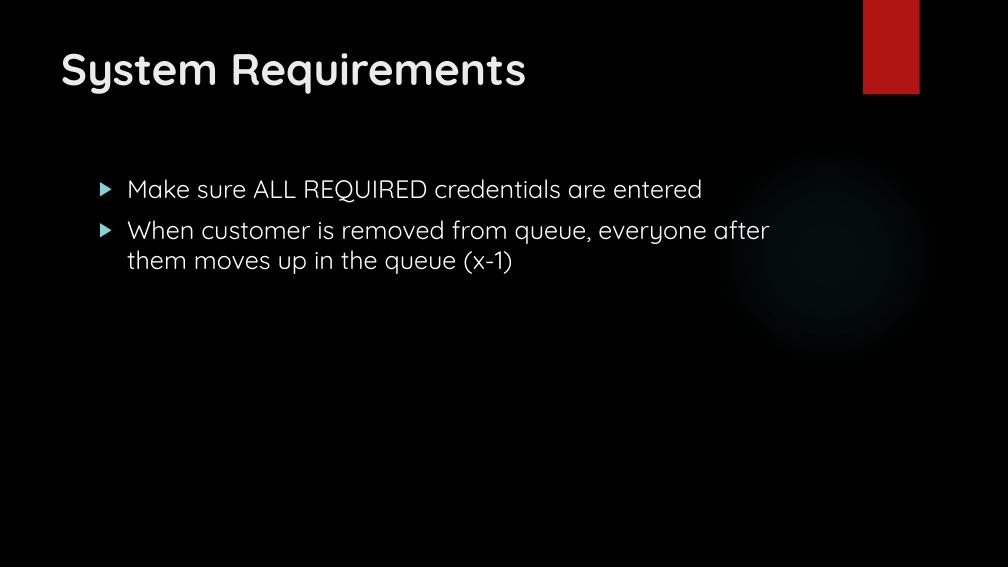
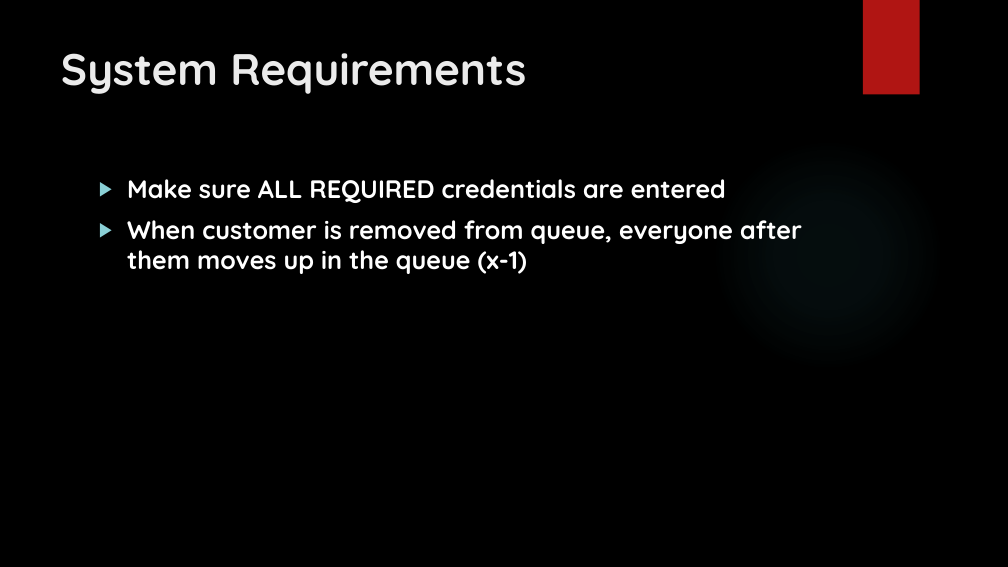
Before and after one commit to Khechoyan-Yuri/SWEII-Final, a slide deck: slide 3 of CustomerQueue.pptx. Drawn at 1008x567 pixels with LibreOffice and Linux fonts; fonts in the diff are those of the drawing; background and template pictures are left out. Boxes give left, top, right and bottom in pixels: in the first picture for what was removed or moved away, otherwise in the second. Text is boxed around its words. In the diff, an @@ line names an element or a change of style, - is before the commit and + after.

Commit message:
Made minor edits to PPT & PDF

```diff
--- a/CustomerQueue.pptx
+++ b/CustomerQueue.pptx
@@ text "Make sure ALL REQUIRED credentials ..." at bbox=[127, 179, 802, 274]: bold on @@
```
Also in this commit, not shown: 1 other file.
